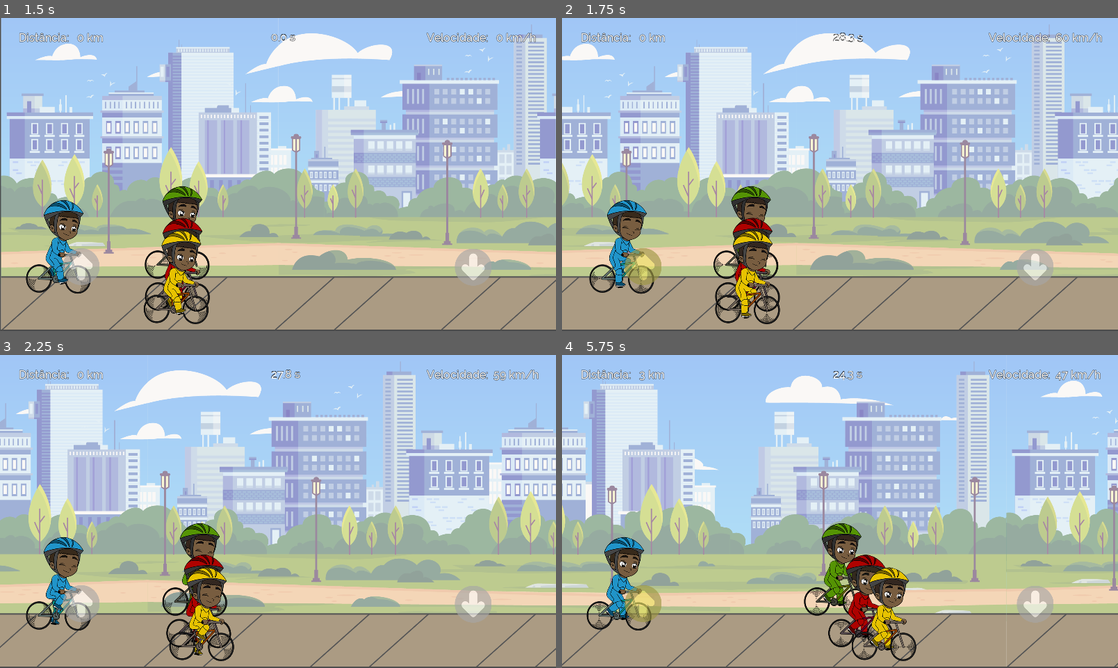
Above: before the commit, frames 1-4 (two rows, left to right).
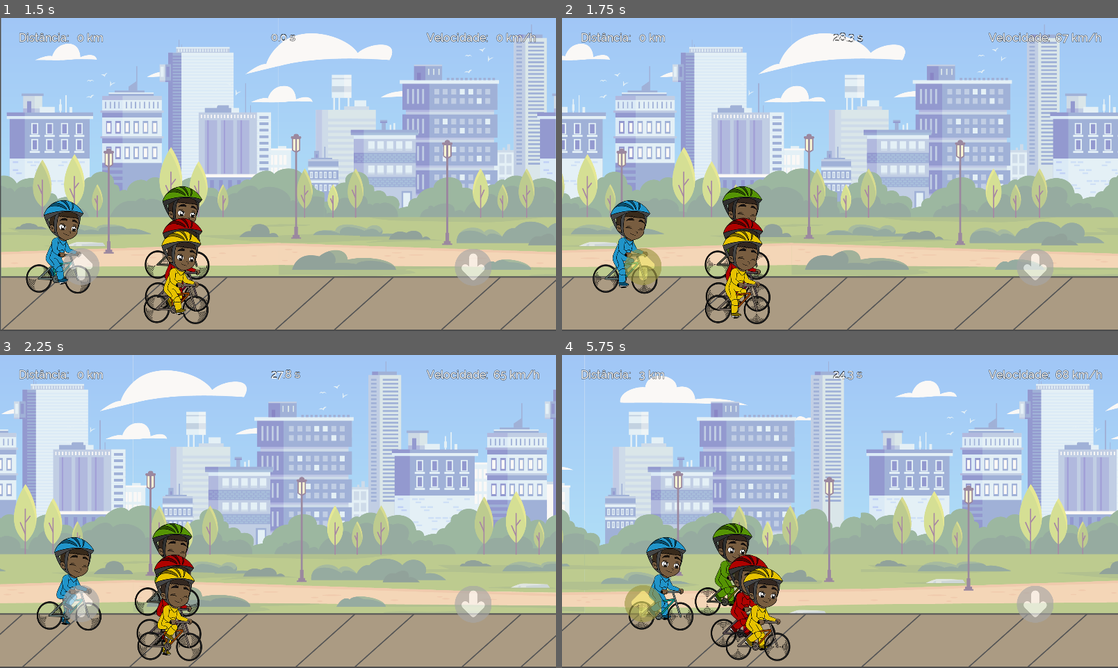
Above: after the commit, the same moments.

Repository: lucaspsantana/game_triatlhon
Game: Godot game, scene res://src/Scene/Cyclism/BikeLane.tscn
The game is run twice, just before and just after one commit, with the same random seed, the same clock (stepped at 60 frames per second) and the same inputs. This scene is started directly instead of the project's main scene.
Inputs (mouse positions are in pixels of both pictures, inside the frame that each line leads up to):
- Up to frame 1 (1.5 s): move the mouse to (400, 158) at 0.52 s; hold Keypad 6 (right) from 0.53 s (still down); click (400, 158) at 0.67 s; tap Space (jump) at 0.77 s; move the mouse to (166, 190) at 1.27 s
- Up to frame 2 (1.75 s): keep holding Keypad 6 (right); tap Space (jump) at 1.52 s
- Up to frame 3 (2.25 s): move the mouse to (333, 442) at 2.02 s; release Keypad 6 (right) at 2.03 s; hold Keypad 4 (left) from 2.03 s (still down)
- Up to frame 4 (5.75 s): move the mouse to (812, 574) at 2.77 s; release Keypad 4 (left) at 2.78 s; hold Keypad 6 (right) 2.78-4.28 s; click (812, 574) at 2.92 s; tap Space (jump) at 3.02, 3.77, 4.52 s; move the mouse to (1006, 558) at 3.52 s; move the mouse to (673, 464) at 4.27 s; hold Keypad 4 (left) 4.28-5.03 s; move the mouse to (867, 511) at 5.02 s; hold Keypad 6 (right) from 5.03 s (still down); click (867, 511) at 5.17 s

Frame 1 is identical in both runs. In frame 2, 18% of the frame differs, in the area x 0-100%, y 2-100%; in frame 3, 30%; in frame 4, 47%, in the area x 0-100%, y 0-100%.

Commit message:
chanfe prallax velocity

Diff:
--- a/src/Scene/Cyclism/BikeLane.tscn
+++ b/src/Scene/Cyclism/BikeLane.tscn
@@ -10,7 +10,7 @@
 [node name="BikeLane" type="Node2D"]
 script = ExtResource( 6 )
 __meta__ = {
-"_edit_vertical_guides_": [ 3696.28, 610.561 ]
+"_edit_vertical_guides_": [ 3696.28, 616.0 ]
 }
 
 [node name="ParallaxBackground" parent="." instance=ExtResource( 1 )]
--- a/src/Scene/Cyclism/ParallaxBackground.gd
+++ b/src/Scene/Cyclism/ParallaxBackground.gd
@@ -5,25 +5,26 @@
 var speed = 700
 var speed_limit = speed
 var play = false
+var decrement = false
 
 func _ready():
-	speed = 600
-	$"/root/Settings".pedal = 0
+	speed = 0
 
 func _process(delta):
 	if play:
-		if speed <= speed_limit:
-			if $"/root/Settings".pedal >= 40:
-				#print($"/root/Settings".pedal)
-				speed = speed + $"/root/Settings".pedal * delta
-				$"/root/Settings".pedal -= 40
-		if speed > 0:
-			#time += 10 * delta
-			speed = speed - 35 * delta
-			if speed <= 0:
-				speed = 0
-		if speed >= speed_limit:
-			$"/root/Settings".pedal = 0
-		#print(speed)
-		parallax_offset -= delta * speed
+		if decrement:
+			speed = speed - 30
+			decrement = false
+			print(speed)
+		else:
+			speed = speed + $"/root/Settings".swim
+		$"/root/Settings".swim = 0
+		if speed > speed_limit:
+			speed = speed_limit
+		if speed < 0:
+			speed = 0
+		parallax_offset -= speed * delta
 		set_scroll_offset(Vector2(parallax_offset, 0))
+
+func _on_Timer_timeout():
+	decrement = true
--- a/src/Scene/Cyclism/ParallaxBackground.tscn
+++ b/src/Scene/Cyclism/ParallaxBackground.tscn
@@ -15,3 +15,9 @@
 [node name="background" type="Sprite" parent="ParallaxLayer"]
 position = Vector2( 1923.28, 535.138 )
 texture = ExtResource( 2 )
+
+[node name="Timer" type="Timer" parent="."]
+wait_time = 3.0
+autostart = true
+
+[connection signal="timeout" from="Timer" to="." method="_on_Timer_timeout"]
--- a/src/Scene/Swim/Background.gd
+++ b/src/Scene/Swim/Background.gd
@@ -26,6 +26,5 @@
 		parallax_offset -= speed * delta
 		set_scroll_offset(Vector2(parallax_offset, 0))
 
-
 func _on_Timer_timeout():
 	decrement = true
